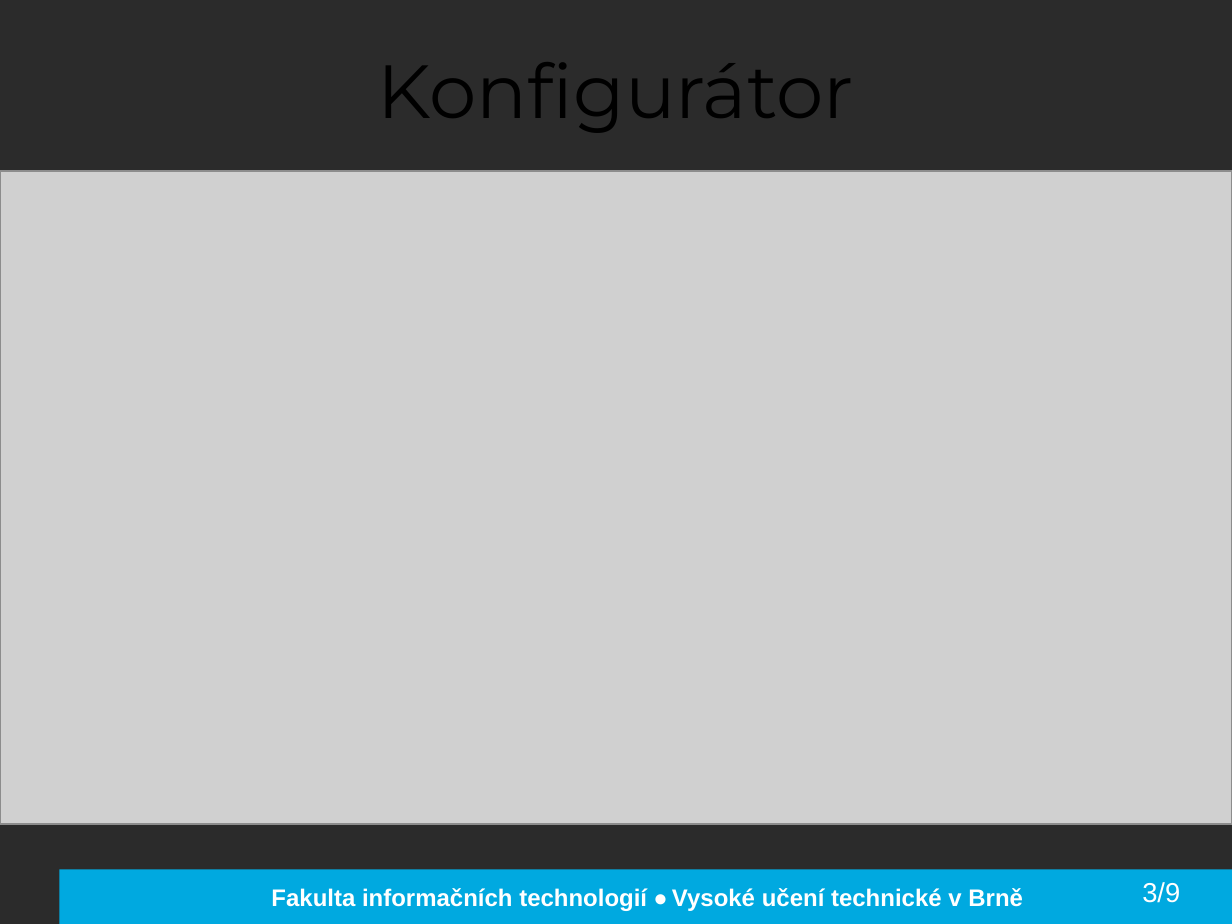
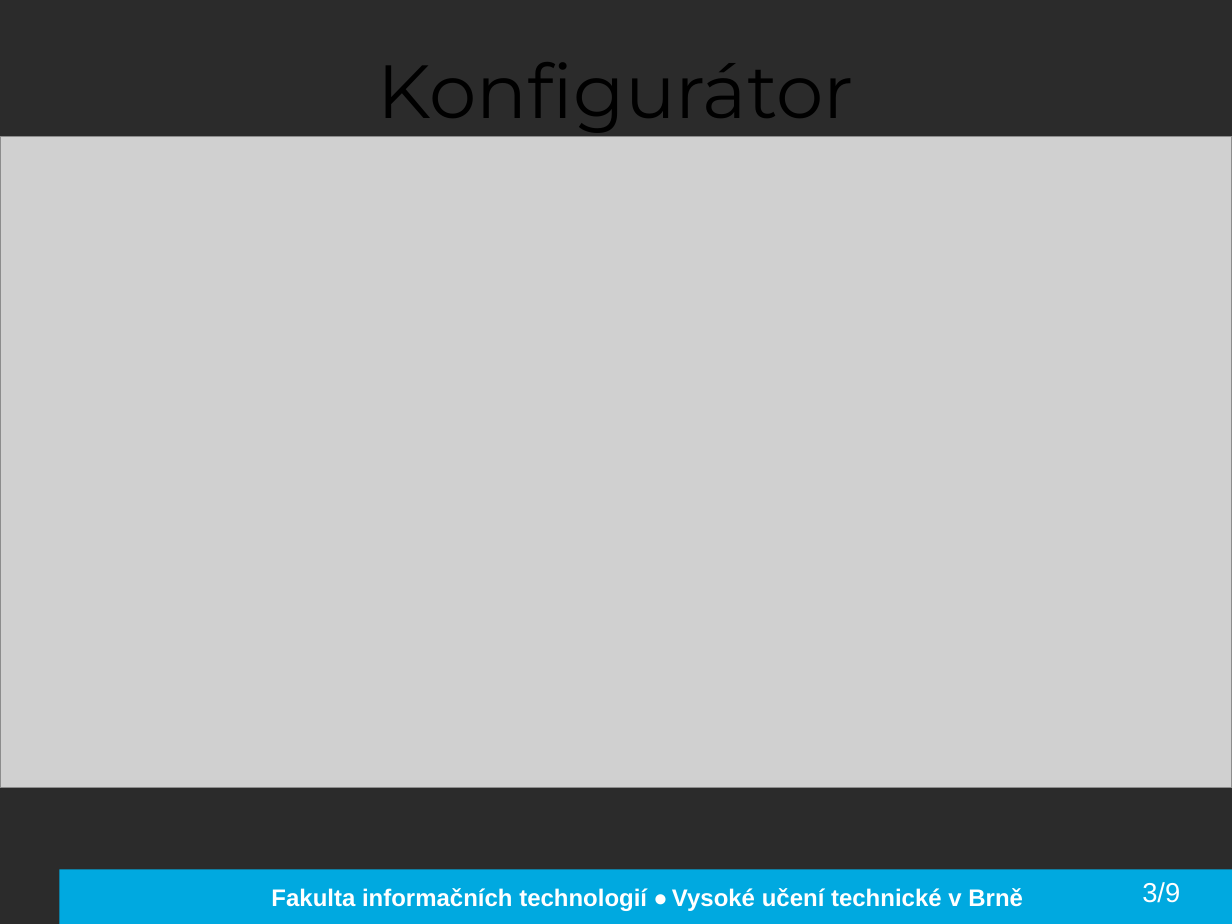
Before and after one commit to kocica/warehouse-manager, a slide deck: slide 5 of doc/xkocic01.pptx. Drawn at 1232x924 pixels with LibreOffice and Linux fonts; fonts in the diff are those of the drawing; grey boxes stand for pictures; background and template pictures are left out; a plain dark background stands for a picture behind light text. Boxes give left, top, right and bottom in pixels: in the first picture for what was removed or moved away, otherwise in the second. Text is boxed around its words. In the diff, an @@ line names an element or a change of style, - is before the commit and + after.

```diff
--- a/doc/xkocic01.pptx
+++ b/doc/xkocic01.pptx
@@ picture: place and size @@
-picture at bbox=[0, 171, 1232, 824]
+picture at bbox=[0, 137, 1232, 788]
```
Also in this commit, not shown: 7 other slides changed, 1 slide removed.
